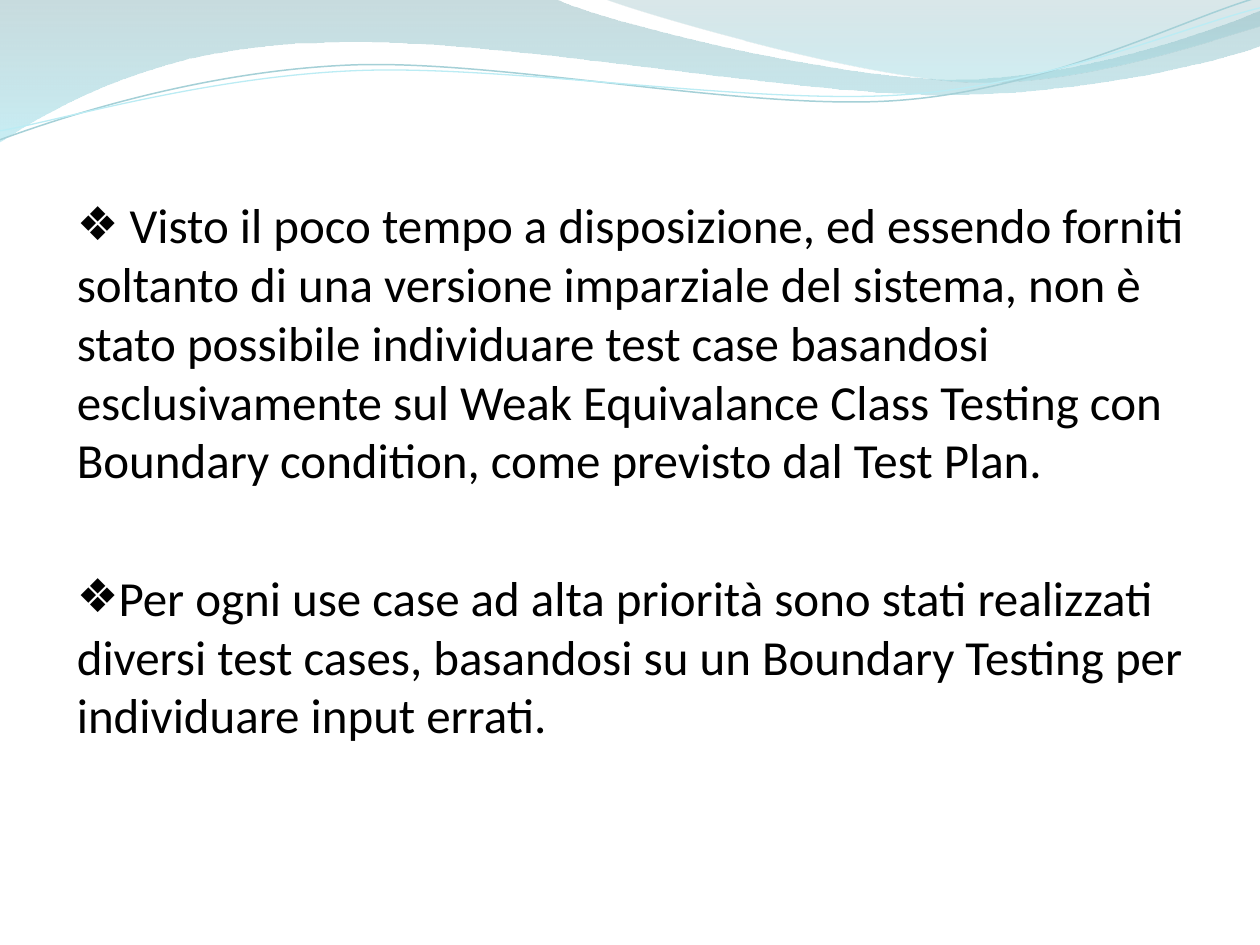
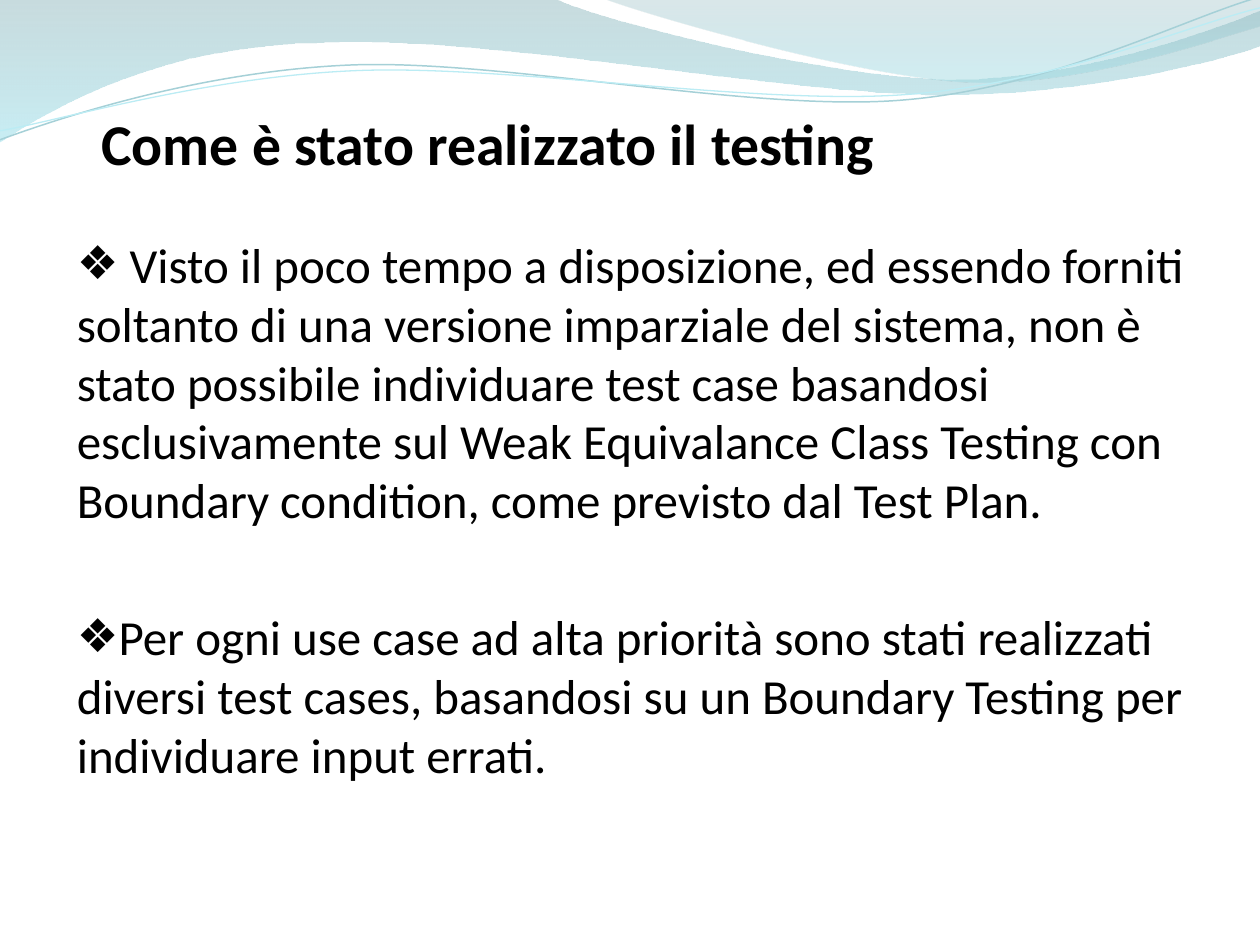
Before and after one commit to ammirate/at-silo, a slide deck: slide 13 of Presentazione/Atsilo2/Ferrara/Ferrara_M_PresentazioneFinale.pptx (slide 11 before the commit). Drawn at 1260x945 pixels with LibreOffice and Linux fonts; fonts in the diff are those of the drawing. Boxes give left, top, right and bottom in pixels: in the first picture for what was removed or moved away, otherwise in the second. Text is boxed around its words. In the diff, an @@ line names an element or a change of style, - is before the commit and + after.

```diff
--- a/Presentazione/Atsilo2/Ferrara/Ferrara_M_PresentazioneFinale.pptx
+++ b/Presentazione/Atsilo2/Ferrara/Ferrara_M_PresentazioneFinale.pptx
@@ text added at (101, 124, 874, 175), 33 pt, text #000000, bold @@
+Come è stato realizzato il testing
@@ text "Visto il poco tempo a ...": place and size @@
-text "Visto il poco tempo a ..." at (77, 209, 1183, 741)
+text "Visto il poco tempo a ..." at (77, 249, 1183, 781)
```
Also in this commit, not shown: 5 other slides changed, 3 slides added.
